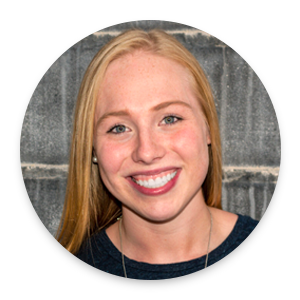
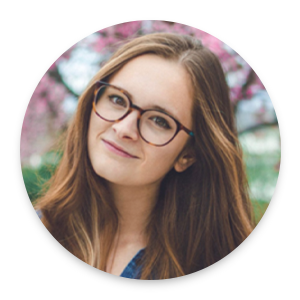
Revision of a layered w=300, h=300 image; what changed, layer by layer:
added layer "Layer 7" above "Layer 6" over [20, 20, 281, 280]
added layer "Layer 6" above "Layer 5" over [20, 20, 281, 280]
